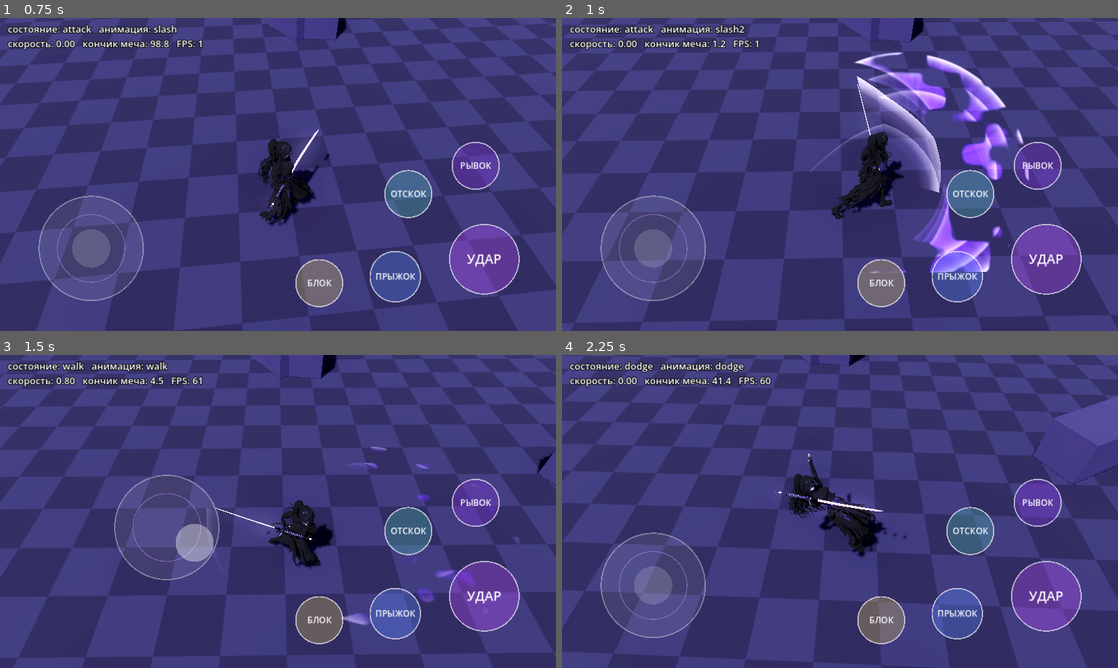
Above: before the commit, frames 1-4 (two rows, left to right).
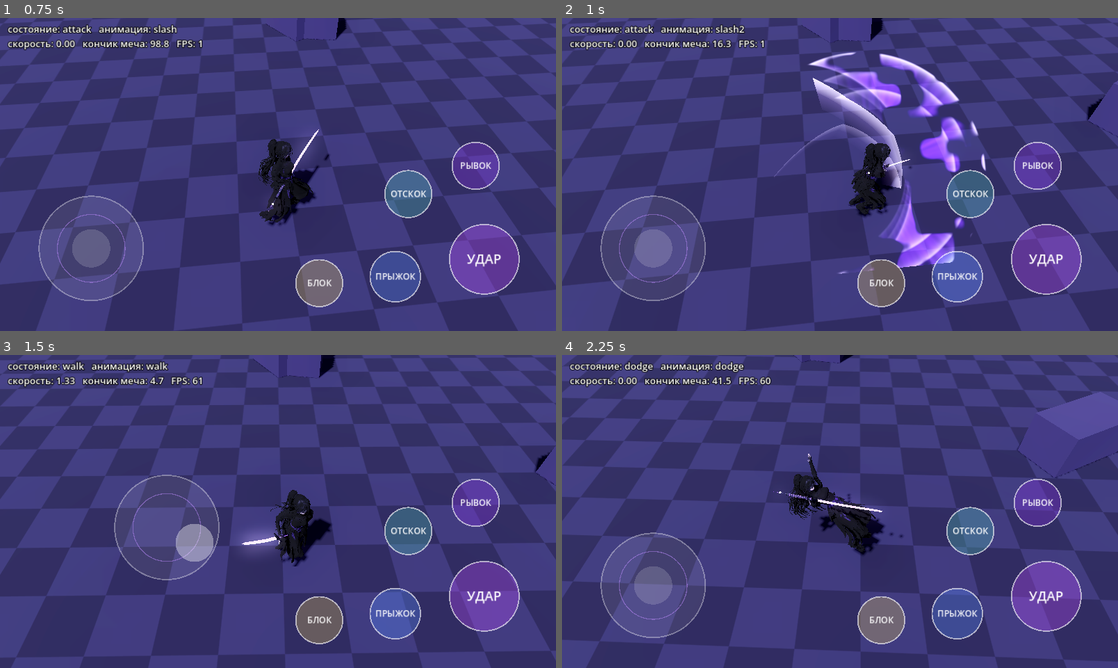
Above: after the commit, the same moments.

Repository: Masuku4129/Game
Game: Godot game, scene res://main.tscn
Two runs of this game, one before a commit and one after it. Both use one fixed random seed, a clock stepped at 60 frames per second and the inputs below.
Inputs (mouse positions are in pixels of both pictures, inside the frame that each line leads up to):
- Up to frame 1 (0.75 s): tap Enter at 0.5 s; move the mouse to (400, 158) at 0.52 s; hold D from 0.53 s (still down); tap J at 0.6 s; click (400, 158) at 0.67 s
- Up to frame 2 (1 s): keep holding D; tap Space at 0.77 s
- Up to frame 3 (1.5 s): release D at 1.25 s; drag from (166, 527) to (250, 574) at 1.27 s
- Up to frame 4 (2.25 s): move the mouse to (895, 442) at 2.02 s; hold D from 2.03 s (still down); tap U at 2.1 s

Frame 1 is identical in both runs. In frame 2, 51% of the frame differs, in the area x 0-100%, y 0-100%; in frame 3, 5.3%; in frame 4, 31%.

Commit message:
kira: ballistic 4 m jump without flip, 7 m forward; combo chains right after each hit
Co-Authored-By: Claude Sonnet 5.5 <noreply@anthropic.com>
Claude-Session: https://claude.ai/code/session_01XvKRdiRrWdLnET7y1AhQmW

Diff:
--- a/kira_3d_test/main.gd
+++ b/kira_3d_test/main.gd
@@ -25,7 +25,8 @@
 
 # комбо: удар 3 (круговой) -> удар ногой с разворота -> апперкот -> финал
 const COMBO_ROLES := ["slash", "slash2", "slash4", "kick", "slash5", "slash3"]
-const COMBO_WINDOW := 0.30
+const COMBO_WINDOW := 0.08
+const CHAIN_AFTER_HIT := 0.07
 const ATTACK_RANGE := 2.4
 # [время попадания, рывок вперёд (м), множитель зоны, шлейф от, до (с), наклон плоскости волны (град), высота волны (м)]
 const HIT_INFO := {
@@ -39,7 +40,9 @@
 	"slash", "slash2", "slash4", "kick", "slash5", "slash3"]
 const LOOPED := ["idle", "walk", "run", "block"]
 # перемещения спецдвижений: [начало, конец (с), дистанция (м); минус = назад]
-const JUMP_MOVE := [0.20, 0.93, 5.0]
+# прыжок: баллистика. взлёт на 0.24 с анимации, приземление на 1.22 с; высота и дальность задаются здесь
+const JUMP_MOVE := [0.24, 1.22, 7.0]
+const JUMP_HEIGHT := 4.0
 const DODGE_MOVE := [0.06, 0.54, -5.0]
 const DASH_DIST := 8.0
 const DASH_TIME := 0.20
@@ -76,6 +79,7 @@
 var lean := Vector2.ZERO         # наклон корпуса (x - вперёд, y - вбок)
 var lean_v := Vector2.ZERO
 var prev_state := "idle"
+var land_fx := false
 const ACCEL := 16.0
 const DECEL := 11.0
 const LOCO_WALK_REF := 1.9
@@ -335,7 +339,7 @@
 
 func _blend_for(old: String, new: String) -> float:
 	if new == "attack":
-		return 0.07 if old == "attack" else 0.10
+		return 0.11 if old == "attack" else 0.10
 	if new == "idle":
 		return 0.32 if old in ["attack", "jump", "dodge", "dash_out", "block"] else 0.22
 	if new in ["walk", "run"]:
@@ -353,6 +357,9 @@
 	if new_state == state and not force:
 		return
 	prev_state = state
+	if prev_state == "jump":
+		player.position.y = 0.0
+	land_fx = false
 	state = new_state
 	state_time = 0.0
 	fx_done = false
@@ -443,12 +450,22 @@
 		"attack":
 			_process_attack(delta, v, mag)
 		"jump":
-			_move_window(delta, JUMP_MOVE[0], JUMP_MOVE[1], JUMP_MOVE[2])
-			if not fx_done and state_time >= 0.19:
+			var t_air: float = JUMP_MOVE[1] - JUMP_MOVE[0]
+			var tau := clampf(state_time - JUMP_MOVE[0], 0.0, t_air)
+			var g := 8.0 * JUMP_HEIGHT / (t_air * t_air)
+			var v0 := g * t_air * 0.5
+			var prev_tau := clampf(state_time - delta - JUMP_MOVE[0], 0.0, t_air)
+			_move(move_dir * JUMP_MOVE[2] * (tau - prev_tau) / t_air)
+			player.position.y = maxf(0.0, v0 * tau - 0.5 * g * tau * tau)
+			if not fx_done and state_time >= JUMP_MOVE[0]:
 				fx_done = true
 				_spawn_ripple(player.global_position + Vector3(0.0, 0.05, 0.0), 3.2, true)
 				_spawn_ripple(player.global_position + Vector3(0.0, 1.0, 0.0), 2.4, false)
+			if not land_fx and state_time >= JUMP_MOVE[1]:
+				land_fx = true
+				_spawn_ripple(player.global_position + Vector3(0.0, 0.05, 0.0), 2.6, true)
 			if state_time >= state_len:
+				player.position.y = 0.0
 				_set_state("idle", true)
 		"dodge":
 			_move_window(delta, DODGE_MOVE[0], DODGE_MOVE[1], DODGE_MOVE[2])
@@ -545,7 +562,7 @@
 			_spawn_ripple(player.global_position + _forward() * 1.1 + Vector3(0.0, 0.9, 0.0), 2.0, false)
 		else:
 			_spawn_crescent(float(info[2]), float(info[5]), float(info[6]))
-	if state_time >= state_len * 0.90 and combo_queued:
+	if hit_done and state_time >= t_hit + CHAIN_AFTER_HIT and combo_queued:
 		combo += 1
 		combo_queued = false
 		_face_input()
Binary file changed: kira_3d_test/assets/kira_rigged.glb
